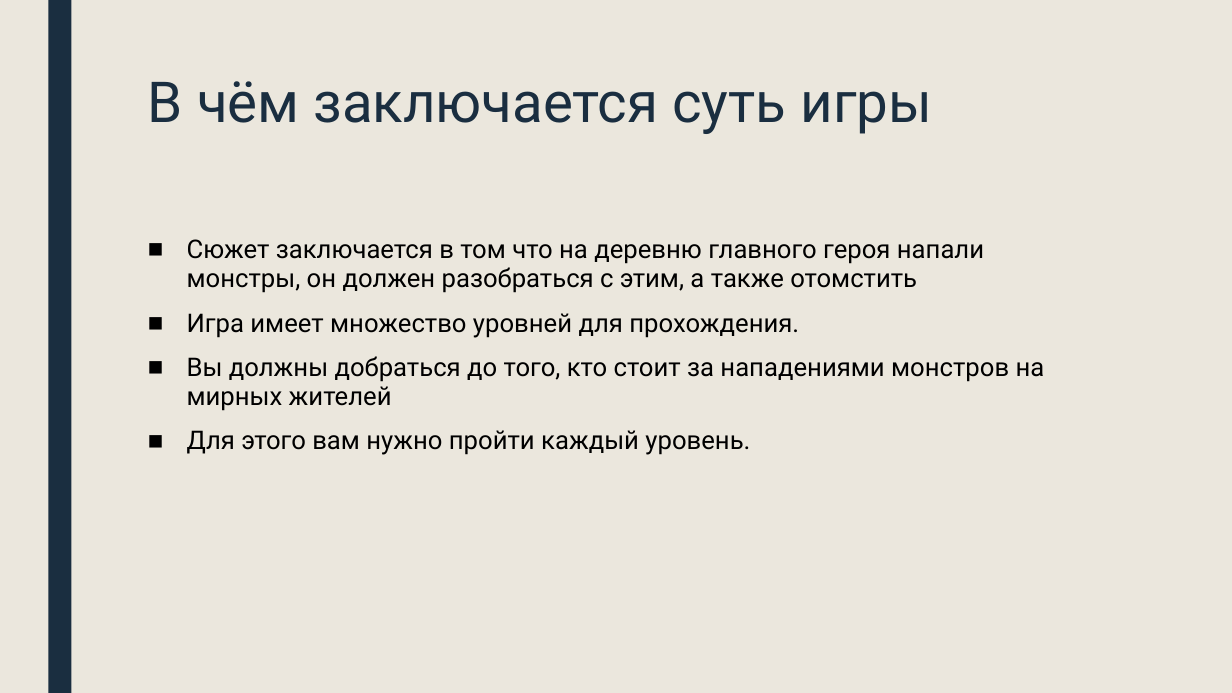
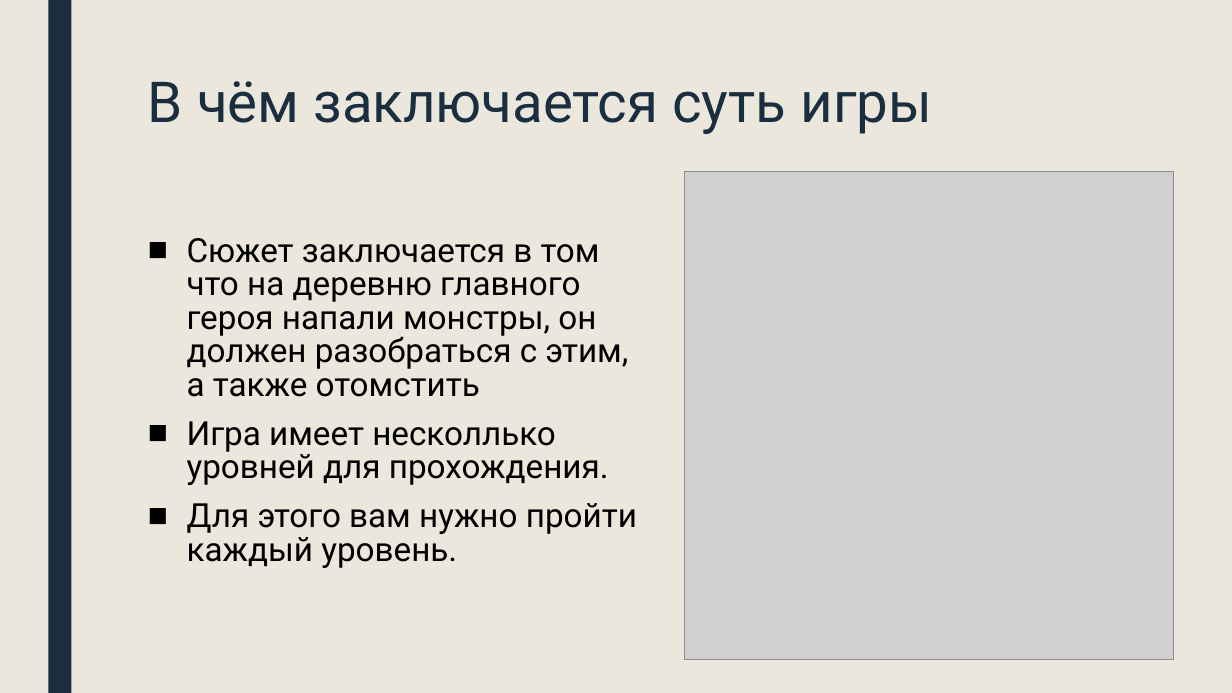
Before and after one commit to panaitoff/game_hojy_brojy, a slide deck: slide 4 of project.pptx. Drawn at 1232x693 pixels with LibreOffice and Linux fonts; fonts in the diff are those of the drawing; grey boxes stand for pictures. Boxes give left, top, right and bottom in pixels: in the first picture for what was removed or moved away, otherwise in the second. Text is boxed around its words. In the diff, an @@ line names an element or a change of style, - is before the commit and + after.

```diff
--- a/project.pptx
+++ b/project.pptx
@@ picture added at (685,171,1174,660) @@
@@ text at (187,238,637,568): size 20 to 25.9 pt in "Сюжет заключается в том что на деревню ...", "Для этого вам нужно пройти каждый уровень."; line spacing 0.94 to 0.84 @@
@@ text at (187,421,609,485): text changed; size 20 to 25.9 pt @@
-■ Игра имеет множество уровней для прохождения.
-■ Вы должны добраться до того, кто стоит за нападениями монстров на мирных жителей
+■ Игра имеет несколлько уровней для прохождения.
```
Also in this commit, not shown: 6 other slides changed, 1 slide added, 9 other files.
